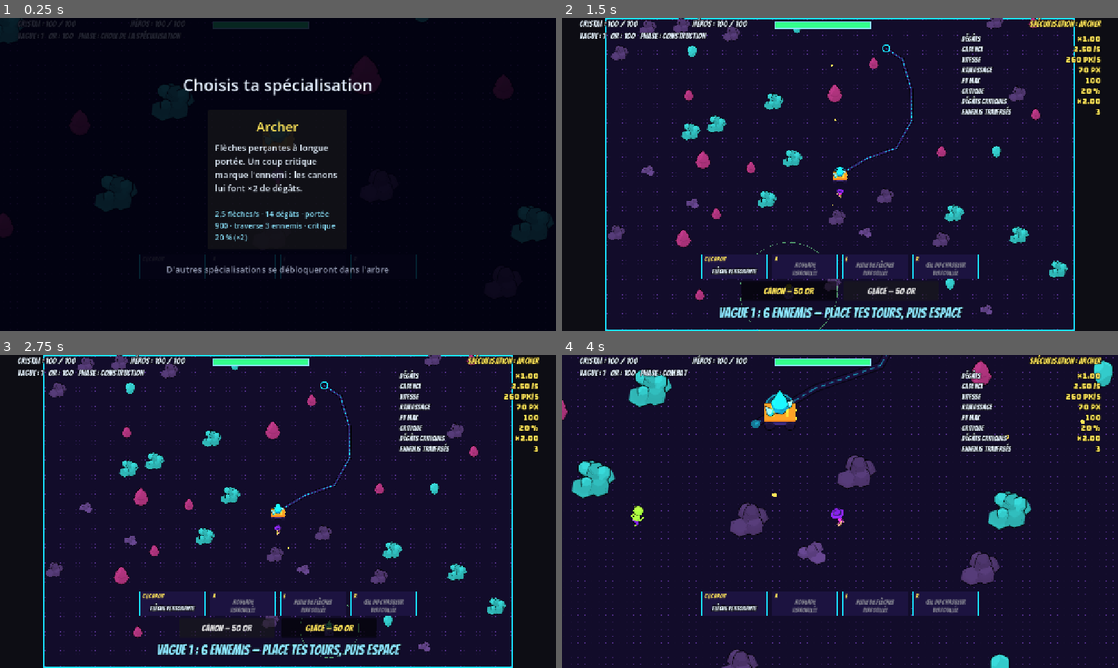
Above: before the commit, frames 1-4 (two rows, left to right).
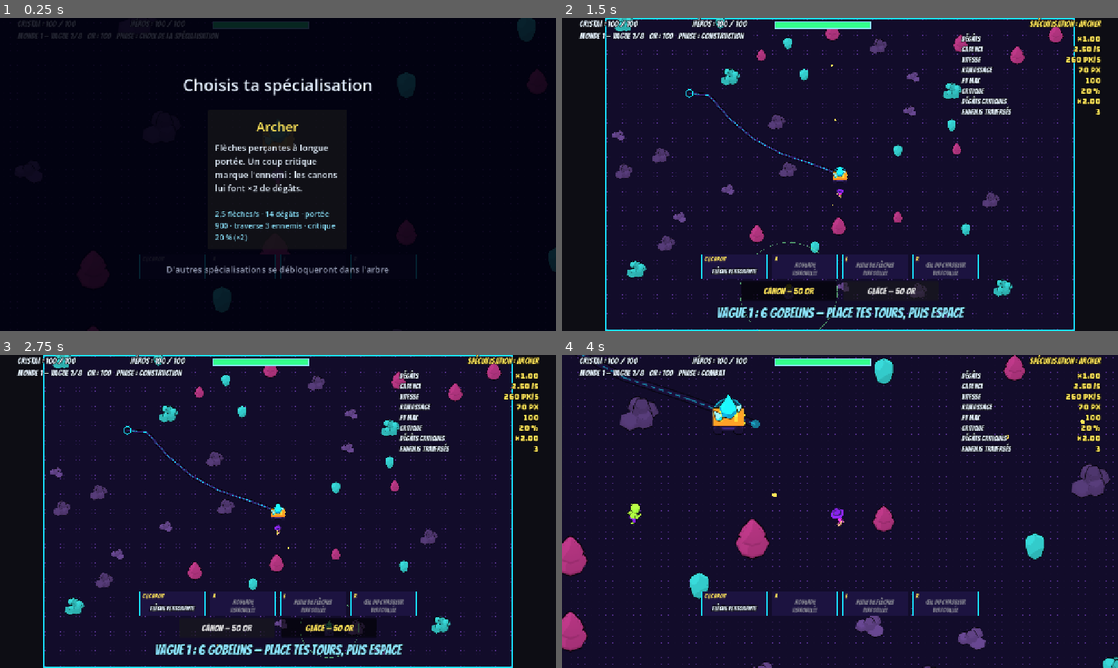
Above: after the commit, the same moments.

Repository: keutarcrash-sudo/first-game
Game: Godot game, scene res://src/game/main.tscn
Same seed, same stepped clock (60 frames per second), same inputs: the game is played once before the commit and once after it.
Inputs (mouse positions are in pixels of both pictures, inside the frame that each line leads up to):
- Up to frame 1 (0.25 s): no input
- Up to frame 2 (1.5 s): click (840, 180) at 0.5 s; click "Canon — 50 or" at 1.25 s
- Up to frame 3 (2.75 s): click "Glace — 50 or" at 2 s
- Up to frame 4 (4 s): tap Enter at 2.75 s; move the mouse to (962, 495) at 2.77 s; hold D (move_right) 2.78-3.53 s; hold Space (start_wave) 2.78-3.53 s; click (962, 495) at 2.92 s; move the mouse to (728, 527) at 3.52 s; hold S (move_down) from 3.53 s (still down); tap A (ability_a) at 3.6 s; click (728, 527) at 3.67 s; tap Space (start_wave) at 3.8 s

The runs differ from the first frame. In frame 1, 2.6% of the frame differs, in the area x 0-100%, y 0-100%; in frame 2, 7.8%; in frame 3, 7.8%; in frame 4, 9.8%.

Commit message:
feat: vague finale et aperçu des ennemis par type
EnemyTypes.composition/preview_text give the enemy count per type of a wave
(x final_count_mult on a world's final wave) and its text; WaveSpawner spawns
from composition_for, WaveCycle.wave_prepared carries the composition, the HUD
previews every type, shows « Monde X — Vague Y/8 » and a « VAGUE FINALE ! »
banner. main creates the game's WorldRun (world 1 map generated at start).
enemy_types.json gains display_name/display_plural (validated).

Story: étape 5a — Task 4

Co-Authored-By: Claude Opus 5.5 <noreply@anthropic.com>
Claude-Session: https://claude.ai/code/session_01UVM1eXdfi8dYgM4xtfgzQe

Diff:
--- a/assets/data/enemy_types.json
+++ b/assets/data/enemy_types.json
@@ -1,9 +1,9 @@
 {
 	"types": [
-		{ "id": "goblin", "hp_mult": 1.0, "speed_mult": 1.0, "sheet": "res://assets/sprites/goblin", "height_px": 84.0, "behaviour": "contact", "start_wave": 1, "base_count": -1 },
-		{ "id": "kamikaze", "hp_mult": 0.6, "speed_mult": 1.4, "sheet": "res://assets/sprites/zombie", "height_px": 84.0, "behaviour": "kamikaze", "start_wave": 3, "base_count": 1, "per_wave": 1.0,
+		{ "id": "goblin", "hp_mult": 1.0, "speed_mult": 1.0, "sheet": "res://assets/sprites/goblin", "height_px": 84.0, "behaviour": "contact", "display_name": "gobelin", "display_plural": "gobelins", "start_wave": 1, "base_count": -1 },
+		{ "id": "kamikaze", "hp_mult": 0.6, "speed_mult": 1.4, "sheet": "res://assets/sprites/zombie", "height_px": 84.0, "behaviour": "kamikaze", "display_name": "kamikaze", "display_plural": "kamikazes", "start_wave": 3, "base_count": 1, "per_wave": 1.0,
 			"fuse": 0.6, "radius": 90.0, "crystal_damage": 20.0, "hero_damage": 25.0 },
-		{ "id": "artilleur", "hp_mult": 1.5, "speed_mult": 0.8, "sheet": "res://assets/sprites/ufo", "height_px": 84.0, "behaviour": "artillery", "start_wave": 5, "base_count": 1, "per_wave": 0.5,
+		{ "id": "artilleur", "hp_mult": 1.5, "speed_mult": 0.8, "sheet": "res://assets/sprites/ufo", "height_px": 84.0, "behaviour": "artillery", "display_name": "artilleur", "display_plural": "artilleurs", "start_wave": 5, "base_count": 1, "per_wave": 0.5,
 			"stand_off": 350.0, "fire_interval": 3.0, "telegraph": 1.2, "radius": 70.0, "aim_spread": 60.0, "crystal_damage": 10.0, "hero_damage": 20.0 }
 	]
 }
--- a/src/enemies/enemy_types.gd
+++ b/src/enemies/enemy_types.gd
@@ -7,6 +7,8 @@
 
 const BEHAVIOURS: Array[String] = ["contact", "kamikaze", "artillery"]
 const COMMON_KEYS: Array[String] = ["hp_mult", "speed_mult", "height_px"]
+## Names shown in the wave previews (étape 5a): singular and plural, non-empty strings.
+const NAME_KEYS: Array[String] = ["display_name", "display_plural"]
 const BEHAVIOUR_KEYS: Dictionary = {
 	"contact": [],
 	"kamikaze": ["fuse", "radius", "crystal_damage", "hero_damage"],
@@ -54,6 +56,10 @@
 		if not type.get("sheet") is String or (type["sheet"] as String).is_empty():
 			push_error("EnemyTypes: key '%s.sheet' in '%s' must be a non-empty string." % [where, source])
 			return null
+		for key: String in NAME_KEYS:
+			if not type.get(key) is String or (type[key] as String).is_empty():
+				push_error("EnemyTypes: key '%s.%s' in '%s' must be a non-empty string." % [where, key, source])
+				return null
 		if not type.get("behaviour") is String or not BEHAVIOURS.has(type["behaviour"]):
 			push_error("EnemyTypes: key '%s.behaviour' in '%s' must be one of %s." % [where, source, BEHAVIOURS])
 			return null
@@ -103,5 +109,32 @@
 	return base + floori(float(type.get("per_wave", 0.0)) * (wave - start))
 
 
+## How many enemies of each type wave [param wave] holds (étape 5a, spec §8bis):
+## type id -> count, in type order, each count [code]roundi(count_for x count_mult)[/code];
+## types with no enemy are left out. [param count_mult] is 1 for a normal wave and
+## [member WaveCurve.final_count_mult] for a world's final wave.
+func composition(wave: int, base_count: int, count_mult: float) -> Dictionary:
+	var result: Dictionary = {}
+	for type: Dictionary in _types:
+		var count: int = roundi(count_for(type["id"], wave, base_count) * count_mult)
+		if count > 0:
+			result[type["id"]] = count
+	return result
+
+
+## Text of [param counts] (a [method composition] result), e.g.
+## "15 gobelins, 7 kamikazes, 1 artilleur": singular name for 1, plural otherwise.
+func preview_text(counts: Dictionary) -> String:
+	var parts: PackedStringArray = PackedStringArray()
+	for type_id: String in counts:
+		var type: Dictionary = get_type(type_id)
+		if type.is_empty():
+			push_error("EnemyTypes: unknown type '%s'." % type_id)
+			continue
+		var count: int = counts[type_id]
+		parts.append("%d %s" % [count, type["display_name"] if count == 1 else type["display_plural"]])
+	return ", ".join(parts)
+
+
 static func _is_number(value: Variant) -> bool:
 	return value is float or value is int
--- a/src/game/main.gd
+++ b/src/game/main.gd
@@ -5,7 +5,9 @@
 ## (story 007): points are added to the saved progression, the player buys
 ## permanent upgrades, and « Rejouer » reloads this scene, which applies them.
 ## Start of a game (story 008): specialization choice, then the « Départ en
-## trombe » card choice when owned, then the build phase of wave 1.
+## trombe » card choice when owned, then the build phase of wave 1. Étape 5a: the game's
+## [WorldRun] (world 1 map generated at start), « Monde X — Vague Y/8 », per-type wave
+## preview and the « VAGUE FINALE ! » banner.
 ## Step 1 flow: build (zoomed-out camera, the wave's crystal path shown, towers
 ## placed) -> Space -> the crystal travels the path while enemies attack ->
 ## it arrives: leftovers and towers are cleared, card choice, next build.
@@ -26,6 +28,9 @@
 const DECOR_PATH := "res://assets/data/decor.json"
 const ENEMY_TYPES_PATH := "res://assets/data/enemy_types.json"
 const IMPACT_PATH := "res://assets/data/impact.json"
+const WORLD_MAP_PATH := "res://assets/data/world_map.json"
+## Banner shown when a world's final wave is announced (étape 5a, spec §5).
+const FINAL_WAVE_BANNER := "VAGUE FINALE !"
 const SAVE_PATH := "user://progress.json"
 ## Seconds the hero's death animation plays before the defeat screen opens.
 const HERO_DEATH_SECONDS := 0.8
@@ -57,6 +62,8 @@
 var _impact: ImpactFeedback
 var _visuals: VisualStats
 var _sheets: Dictionary = {}  # Folder -> SpriteSheet, each loaded once and shared.
+var _map_generator: WorldMapGenerator
+var _world_run: WorldRun  # The game's world and map (étape 5a); world transitions come with the map screen.
 
 @onready var _towers: Node2D = $Towers
 @onready var _placer: TowerPlacer = $TowerPlacer
@@ -82,6 +89,7 @@
 	_skill_tree = null if _catalog == null else SkillTree.load_from_file(SKILL_TREE_PATH, _catalog, _specs)
 	_visuals = VisualStats.load_from_file(VISUALS_PATH)
 	var impact_stats: ImpactStats = ImpactStats.load_from_file(IMPACT_PATH)
+	_map_generator = WorldMapGenerator.load_from_file(WORLD_MAP_PATH)
 	var default_sheet: SpriteSheet = null if _visuals == null else _sheet_for(_visuals.hero_sheet("default"))
 	var enemy_types: EnemyTypes = EnemyTypes.load_from_file(ENEMY_TYPES_PATH)
 	var enemy_sheets: Dictionary = {}  # Type id -> SpriteSheet.
@@ -95,7 +103,7 @@
 	var cannon_sheet: SpriteSheet = null if _visuals == null else _sheet_for(_visuals.cannon_sheet)
 	var frost_sheet: SpriteSheet = null if _visuals == null else _sheet_for(_visuals.frost_sheet)
 	var crystal_sheet: SpriteSheet = null if _visuals == null else _sheet_for(_visuals.crystal_sheet)
-	if default_sheet == null or enemy_types == null or cannon_sheet == null or frost_sheet == null or crystal_sheet == null or impact_stats == null or _skill_tree == null or _ability_catalog = …(97 unchanged characters)…
+	if default_sheet == null or enemy_types == null or cannon_sheet == null or frost_sheet == null or crystal_sheet == null or impact_stats == null or _map_generator == null or _skill_tree == null or _ability_catalog = …(97 unchanged characters)…
 		_hero.queue_free()
 		_crystal.queue_free()
 		_placer.queue_free()
@@ -108,6 +116,8 @@
 	_modifiers = modifiers
 	_rng = RandomNumberGenerator.new()
 	_rng.randomize()
+	_world_run = WorldRun.new(curve.waves_per_world)
+	_world_run.start_world(_map_generator.generate(_rng))
 	_hero.setup(stats, _field_rect, _bullets, rules)
 	_hero.set_visual(default_sheet, _visuals.height("hero"))
 	_crystal.global_position = _field_rect.get_center()
@@ -181,6 +191,8 @@
 	_hero.set_impact(_impact)
 	_cycle.wave_prepared.connect(_on_wave_prepared)
 	_spawner.wave_finished.connect(_on_wave_finished)
+	_hud.bind_enemy_types(enemy_types)
+	_hud.bind_world_run(_world_run, curve.waves_per_world)
 	_hud.bind_game_state(_state)
 	_hud.bind_modifiers(modifiers)
 	_hud.bind_stats(_hero, modifiers, economy, stats, towers)
@@ -361,12 +373,15 @@
 	_state.begin_build()
 
 
-## Shows the prepared wave's path and its preview text.
-func _on_wave_prepared(wave_number: int, enemy_count: int, path: CrystalPath) -> void:
+## Shows the prepared wave's path and its preview text, and the « VAGUE FINALE ! »
+## banner when it is the last wave of its world.
+func _on_wave_prepared(wave_number: int, composition: Dictionary, path: CrystalPath) -> void:
 	_path_view.show_path(path)
 	if _decor != null:
 		_decor.show_path(path)
-	_hud.show_wave_preview(wave_number, enemy_count)
+	_hud.show_wave_preview(wave_number, composition)
+	if _world_run.is_final_wave(wave_number):
+		_hud.show_banner(FINAL_WAVE_BANNER)
 
 
 ## The crystal arrived: the towers do not carry over to the next wave.
--- a/src/game/wave_cycle.gd
+++ b/src/game/wave_cycle.gd
@@ -8,7 +8,8 @@
 extends RefCounted
 
 ## Emitted when the next wave's path is ready (at the start of each BUILD phase).
-signal wave_prepared(wave_number: int, enemy_count: int, path: CrystalPath)
+## [param composition] is the wave's enemy count by type ([method WaveSpawner.composition_for]).
+signal wave_prepared(wave_number: int, composition: Dictionary, path: CrystalPath)
 
 var _state: GameState
 var _spawner: WaveSpawner
@@ -67,7 +68,7 @@
 	_prepared_wave = _state.waves_completed + 1
 	var wave: Dictionary = _curve.get_wave(_prepared_wave)
 	_prepared_path = CrystalPath.generate(_crystal.global_position, wave["path_length"], _field_rect, _curve.path_settings, _rng)
-	wave_prepared.emit(_prepared_wave, wave["enemy_count"], _prepared_path)
+	wave_prepared.emit(_prepared_wave, _spawner.composition_for(_prepared_wave), _prepared_path)
 
 
 func _on_wave_started(wave_number: int) -> void:
--- a/src/ui/crystal_hud.gd
+++ b/src/ui/crystal_hud.gd
@@ -1,5 +1,6 @@
 ## On-screen display: crystal hit points (story 002), wave number, gold, phase
-## and the build-phase prompt (story 003), the chosen specialization (story 008). The defeat is shown by [DeathScreen]
+## and the build-phase prompt (story 003), the chosen specialization (story 008), the world
+## and the wave's rank in it, the per-type wave preview and the big banners (étape 5a). The defeat is shown by [DeathScreen]
 ## (story 007), not here. Only listens
 ## to signals; never changes game state. Extended rather than duplicated so the
 ## game keeps a single CanvasLayer.
@@ -33,6 +34,10 @@
 const SPEC_COLOR := Color(1.0, 0.9, 0.35)
 const SPEC_RIGHT_MARGIN := 40.0
 const SPEC_TOP := 2.0
+const BANNER_FONT_SIZE := 96
+const BANNER_COLOR := Color(1.0, 0.3, 0.75)  # Neon pink, a shout over the field.
+const BANNER_SECONDS := 1.5  # Whole life of a banner, fades included.
+const BANNER_FADE_SECONDS := 0.2
 
 var _hp_label: Label
 var _info_label: Label
@@ -50,6 +55,11 @@
 var _stats_panel: StatsPanel
 var _tower_stats: TowerStats
 var _tower_modifiers: PlayerModifiers
+var _world_run: WorldRun
+var _waves_per_world: int = 1
+var _enemy_types: EnemyTypes
+var _banner_label: Label
+var _banner_tween: Tween
 
 
 func _ready() -> void:
@@ -97,6 +107,16 @@
 	_prompt_label.add_theme_color_override(&"font_color", PROMPT_COLOR)
 	NeonFonts.style_label(_prompt_label, NeonFonts.title())
 	add_child(_prompt_label)
+	_banner_label = Label.new()
+	_banner_label.set_anchors_preset(Control.PRESET_FULL_RECT)
+	_banner_label.horizontal_alignment = HORIZONTAL_ALIGNMENT_CENTER
+	_banner_label.vertical_alignment = VERTICAL_ALIGNMENT_CENTER
+	_banner_label.mouse_filter = Control.MOUSE_FILTER_IGNORE  # Never blocks a click.
+	_banner_label.add_theme_font_size_override(&"font_size", BANNER_FONT_SIZE)
+	_banner_label.add_theme_color_override(&"font_color", BANNER_COLOR)
+	NeonFonts.style_label(_banner_label, NeonFonts.title())
+	_banner_label.visible = false
+	add_child(_banner_label)
 
 
 func _build_tower_ui() -> void:
@@ -224,11 +244,53 @@
 	_hp_label.text = "Cristal : %d / %d" % [ceili(current_hp), ceili(max_hp)]
 
 
-## Replaces the build prompt with the preview of the coming wave (call on each entry into BUILD).
-func show_wave_preview(wave_number: int, enemy_count: int) -> void:
-	_wave_preview = "Vague %d : %d ennemis — place tes tours, puis Espace" % [wave_number, enemy_count]
+## Replaces the build prompt with the preview of the coming wave (call on each entry into BUILD):
+## its enemies by type ([param composition], see [method WaveSpawner.composition_for]),
+## named with the types given to [method bind_enemy_types].
+func show_wave_preview(wave_number: int, composition: Dictionary) -> void:
+	var enemies: String = "%d ennemis" % _total(composition)
+	if _enemy_types != null:
+		enemies = _enemy_types.preview_text(composition)
+	_wave_preview = "Vague %d : %s — place tes tours, puis Espace" % [wave_number, enemies]
 	if _state != null:
 		_refresh_info()
+
+
+## Gives the enemy type names used by [method show_wave_preview]. Call before the first preview.
+func bind_enemy_types(types: EnemyTypes) -> void:
+	_enemy_types = types
+
+
+## Shows the world and the wave's rank in it ("Monde X — Vague Y/8") instead of the
+## plain wave number; [param waves_per_world] is [member WaveCurve.waves_per_world].
+## Call before [method bind_game_state].
+func bind_world_run(run: WorldRun, waves_per_world: int) -> void:
+	_world_run = run
+	_waves_per_world = waves_per_world
+	if _state != null:
+		_refresh_info()
+
+
+## Shows [param text] in big neon letters at the centre of the screen for about
+## [constant BANNER_SECONDS] s. Clicks go through it. A new banner replaces the current one.
+func show_banner(text: String) -> void:
+	if _banner_tween != null:
+		_banner_tween.kill()
+	_banner_label.text = text
+	_banner_label.modulate.a = 0.0
+	_banner_label.visible = true
+	_banner_tween = create_tween()
+	_banner_tween.tween_property(_banner_label, "modulate:a", 1.0, BANNER_FADE_SECONDS)
+	_banner_tween.tween_interval(BANNER_SECONDS - 2.0 * BANNER_FADE_SECONDS)
+	_banner_tween.tween_property(_banner_label, "modulate:a", 0.0, BANNER_FADE_SECONDS)
+	_banner_tween.tween_callback(_banner_label.hide)
+
+
+static func _total(composition: Dictionary) -> int:
+	var total: int = 0
+	for count: int in composition.values():
+		total += count
+	return total
 
 
 ## Shows wave number, gold, phase and the build prompt, and keeps them up to date.
@@ -264,8 +326,17 @@
 	_build_box.visible = building
 	if _stats_panel != null:
 		_stats_panel.visible = _stats_visible()
-	_info_label.text = "Vague : %d   Or : %d   Phase : %s" % [_state.wave_number, _state.gold, phase_name]
+	_info_label.text = "%s   Or : %d   Phase : %s" % [_wave_text(building), _state.gold, phase_name]
 	var prompt: String = "Construction — Espace : lancer la vague %d" % (_state.wave_number + 1)
 	if _wave_preview != "":
 		prompt = _wave_preview
 	_prompt_label.text = prompt if building else ""
+
+
+## "Monde X — Vague Y/8" for the wave being played, or about to be in BUILD
+## (the plain "Vague : N" before [method bind_world_run]).
+func _wave_text(building: bool) -> String:
+	var wave: int = _state.waves_completed + 1 if building else maxi(_state.wave_number, 1)
+	if _world_run == null:
+		return "Vague : %d" % wave
+	return "Monde %d — Vague %d/%d" % [_world_run.world_of(wave), _world_run.wave_in_world(wave), _waves_per_world]
--- a/src/waves/wave_spawner.gd
+++ b/src/waves/wave_spawner.gd
@@ -93,7 +93,7 @@
 		return
 	var wave: Dictionary = _curve.get_wave(wave_number)
 	_wave_number = wave_number
-	_queue = _compose_wave(wave_number, wave["enemy_count"])
+	_queue = _compose_wave(wave_number)
 	_hp_multiplier = wave["hp_multiplier"]
 	_spawn_interval = path.length() / _crystal.speed * _curve.spawn_window / _queue.size()
 	_timer = 0.0  # The first enemy appears on the next physics frame.
@@ -103,12 +103,25 @@
 	wave_started.emit(wave_number)
 
 
-## The types of every enemy of the wave (goblins = [param base_count], the others by
-## [method EnemyTypes.count_for]), shuffled with the passed RNG so they share one spawn window.
-func _compose_wave(wave_number: int, base_count: int) -> Array[Dictionary]:
+## How many enemies of each type wave [param wave_number] holds (type id -> count, see
+## [method EnemyTypes.composition]): goblins = the wave's enemy_count, the others by
+## [method EnemyTypes.count_for], every count x [member WaveCurve.final_count_mult] when the
+## wave is a world's final wave (étape 5a). Empty before [method set_enemy_types].
+func composition_for(wave_number: int) -> Dictionary:
+	if _types == null or _curve == null:
+		return {}
+	var mult: float = _curve.final_count_mult if wave_number % _curve.waves_per_world == 0 else 1.0
+	return _types.composition(wave_number, _curve.get_wave(wave_number)["enemy_count"], mult)
+
+
+## The types of every enemy of the wave ([method composition_for]), shuffled with the
+## passed RNG so they share one spawn window.
+func _compose_wave(wave_number: int) -> Array[Dictionary]:
 	var queue: Array[Dictionary] = []
-	for type: Dictionary in _types.all():
-		for i: int in _types.count_for(type["id"], wave_number, base_count):
+	var counts: Dictionary = composition_for(wave_number)
+	for type_id: String in counts:
+		var type: Dictionary = _types.get_type(type_id)
+		for i: int in counts[type_id]:
 			queue.append(type)
 	for i: int in range(queue.size() - 1, 0, -1):  # Fisher-Yates.
 		var j: int = _rng.randi_range(0, i)
--- a/tests/unit/enemies/enemy_types_check.gd
+++ b/tests/unit/enemies/enemy_types_check.gd
@@ -1,4 +1,4 @@
-## Logic check for EnemyTypes (count formula and validation). Run with:
+## Logic check for EnemyTypes (count formula, wave composition and preview text, validation). Run with:
 ## godot --headless -s res://tests/unit/enemies/enemy_types_check.gd
 ## Prints "ENEMY TYPES OK" or "ENEMY TYPES FAIL: <name>" then quits (exit 1 on failure).
 extends SceneTree
@@ -31,8 +31,12 @@
 		var got: int = types.count_for(c[0], c[1], GOBLIN_BASE)
 		if got != c[2]:
 			return "count_for(%s, wave %d) = %d, expected %d" % [c[0], c[1], got, c[2]]
+	var failed: String = _check_composition(types)
+	if not failed.is_empty():
+		return failed
 	# Validation: each broken file must be refused.
 	var good: Dictionary = {"id": "k", "hp_mult": 1.0, "speed_mult": 1.0, "sheet": "res://x", "height_px": 84.0,
+		"display_name": "kamikaze", "display_plural": "kamikazes",
 		"behaviour": "kamikaze", "start_wave": 3, "base_count": 1, "fuse": 0.6, "radius": 90.0, "crystal_damage": 20.0, "hero_damage": 25.0}
 	if EnemyTypes.from_data({"types": [good]}, "test") == null:
 		return "a valid type is accepted"
@@ -43,6 +47,9 @@
 		["start_wave 0", func(d: Dictionary) -> void: d["start_wave"] = 0],
 		["base_count -2", func(d: Dictionary) -> void: d["base_count"] = -2],
 		["empty id", func(d: Dictionary) -> void: d["id"] = ""],
+		["missing display_name", func(d: Dictionary) -> void: d.erase("display_name")],
+		["empty display_plural", func(d: Dictionary) -> void: d["display_plural"] = ""],
+		["numeric display_name", func(d: Dictionary) -> void: d["display_name"] = 3],
 	]
 	for b: Array in broken:
 		var copy: Dictionary = good.duplicate()
@@ -54,3 +61,30 @@
 	if EnemyTypes.from_data([], "test") != null:
 		return "refuses a non-object file"
 	return ""
+
+
+## Wave composition by type (étape 5a, spec §8bis) and its preview text.
+func _check_composition(types: EnemyTypes) -> String:
+	var wave_5: Dictionary = types.composition(5, 18, 1.0)
+	if wave_5 != {"goblin": 18, "kamikaze": 3, "artilleur": 1}:
+		return "composition(5, 18, 1.0) = %s" % wave_5
+	if wave_5.keys() != ["goblin", "kamikaze", "artilleur"]:
+		return "composition lists the types in file order"
+	var final_mult := 1.5
+	var wave_8: Dictionary = types.composition(8, 27, final_mult)
+	if wave_8.size() != 3:
+		return "composition(8, 27, 1.5) holds the three types"
+	for type_id: String in ["goblin", "kamikaze", "artilleur"]:
+		var expected: int = roundi(types.count_for(type_id, 8, 27) * final_mult)
+		if wave_8.get(type_id) != expected:
+			return "composition(8, 27, 1.5)[%s] = %s, expected %d" % [type_id, wave_8.get(type_id), expected]
+	var wave_1: Dictionary = types.composition(1, 6, 1.0)
+	if wave_1 != {"goblin": 6}:
+		return "composition(1, 6, 1.0) holds only the goblins: %s" % wave_1
+	var text: String = types.preview_text({"goblin": 15, "kamikaze": 7, "artilleur": 1})
+	if text != "15 gobelins, 7 kamikazes, 1 artilleur":
+		return "preview_text plural and singular: '%s'" % text
+	text = types.preview_text({"goblin": 1, "kamikaze": 1, "artilleur": 2})
+	if text != "1 gobelin, 1 kamikaze, 2 artilleurs":
+		return "preview_text singular and plural: '%s'" % text
+	return ""
